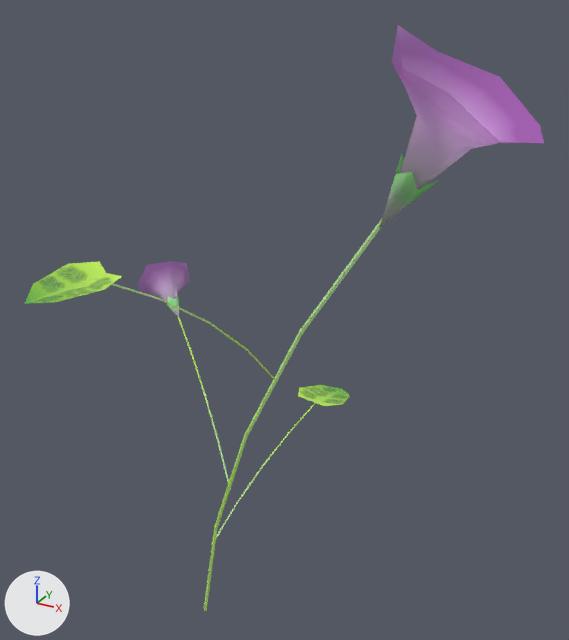
Before and after pictures for a commit that changed the FBX model GoofyLittleGuys/Assets/_Art/Models/ForestProps/Flower_ForestProp_002.fbx.
Camera for both pictures: a camera (50 mm lens) standing at (20.6, -28.1, 33.2) and looking at (3.8, 2.4, 18.0). Every picture has the same lights, and +X, +Y and +Z are marked at lower left. Where no turn or scale is listed for an object, it has been applied to the vertices.

The first picture shows 'FlowerStem_ForestProp_002', 'FlowerStem_ForestProp_002.001', 'FlowerStem_ForestProp_002.002', 'FlowerStem_ForestProp_002.003', 'Flower_ForestProp_002', 'Flower_ForestProp_002.001', 'Flowerleaf_ForestProp_002', 'Flowerleaf_ForestProp_002.001'.
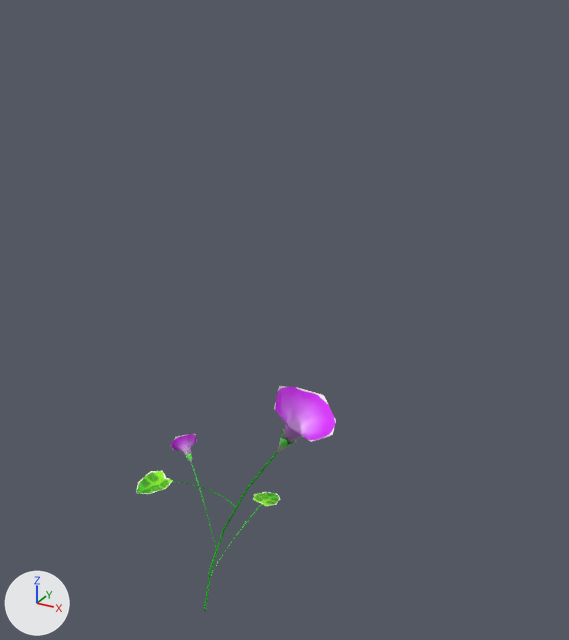
The change, as a diff of the scene's bpy script:
```diff
--- a/GoofyLittleGuys/Assets/_Art/Models/ForestProps/Flower_ForestProp_002.fbx.py
+++ b/GoofyLittleGuys/Assets/_Art/Models/ForestProps/Flower_ForestProp_002.fbx.py
@@ mat_mat @@
+mat_mat = bpy.data.materials.new('Mat')
+# uses the picture img_combinedmat_1_png
@@ me_平面 @@
-me_平面.from_pydata(...)  # 34 vertices, 32 faces; spans x 9.43..15.29, y -3.5..3.62, z 24.02..31.54
-me_平面.materials.append(mat_flowertex_textures_002)
+me_平面.from_pydata(...)  # 166 vertices, 104 faces; spans x -391.91..764.33, y 0.0..1577.1, z -621.13..498.47
+# me_平面 part 1: the loose piece of 25 vertices spanning x 9.74..15.29, y -3.5..3.62, z 24.6..31.54 is turned -90 degrees about the x axis through the mesh origin and scaled by 50, in mat_mat
+# me_平面 part 2: the loose piece of 9 vertices spanning x 9.43..11.68, y -0.87..0.87, z 24.02..27.05 is turned -90 degrees about the x axis through the mesh origin and scaled by 50, in mat_mat
+# me_平面 part 3: the loose piece of 25 vertices spanning x 9.74..15.29, y -3.5..3.62, z 24.6..31.54 is copied, and the copy is multiplied about its middle by the matrix ((-23.774, -2.196, -7.413), (-6.517, 18.59, 15.393), (4.161, 16.571, -18.251)), then moved by (-339.93, 805.37, -344.84), in mat_mat; it spans x -391.91..-236.31, y 749.13..896.29, z -409.94..-265.84
+# me_平面 part 4: the loose piece of 9 vertices spanning x 9.43..11.68, y -0.87..0.87, z 24.02..27.05 is copied, and the copy is multiplied about its middle by the matrix ((-23.774, -2.196, -7.413), (-6.517, 18.59, 15.393), (4.161, 16.571, -18.251)), then moved by (-272.48, 777.99, -305.06), in mat_mat; it spans x -293.5..-223.9, y 761.99..808.36, z -312.12..-256.54
+# me_平面 part 5
+# 93 vertices are added at x -240.92..504.1, y 0.0..1252.87, z -621.13..498.47
+# 5 new vertices lie (0.0, 0.0, 11.2) away from vertices in x 0.0..500.0, y 0.0..1250.0, z -5.6
+# 40 new faces join them
+me_平面.materials.append(mat_mat)
@@ ob_flowerstem_forestprop_002 @@
-ob_flowerstem_forestprop_002 = bpy.data.objects.new('FlowerStem_ForestProp_002', me_平面_003)
@@ ob_flowerstem_forestprop_002_003 @@
-ob_flowerstem_forestprop_002_003 = bpy.data.objects.new('FlowerStem_ForestProp_002.003', me_平面_007)
@@ ob_flowerstem_forestprop_002_002 @@
-ob_flowerstem_forestprop_002_002 = bpy.data.objects.new('FlowerStem_ForestProp_002.002', me_平面_005)
@@ ob_flower_forestprop_002_001 @@
-ob_flower_forestprop_002_001 = bpy.data.objects.new('Flower_ForestProp_002.001', me_平面_002)
@@ ob_flowerstem_forestprop_002_001 @@
-ob_flowerstem_forestprop_002_001 = bpy.data.objects.new('FlowerStem_ForestProp_002.001', me_平面_001)
@@ ob_flowerleaf_forestprop_002_001 @@
-ob_flowerleaf_forestprop_002_001 = bpy.data.objects.new('Flowerleaf_ForestProp_002.001', me_平面_006)
@@ ob_flower_forestprop_002 @@
 ob_flower_forestprop_002.location = (0.0, 0.0, 0.0)
+ob_flower_forestprop_002.rotation_euler = (1.571, 0.0, 0.0)  # degrees (90, 0, 0)
+ob_flower_forestprop_002.scale = (0.01, 0.01, 0.01)
@@ ob_flowerleaf_forestprop_002 @@
-ob_flowerleaf_forestprop_002 = bpy.data.objects.new('Flowerleaf_ForestProp_002', me_平面_004)
```

Boxes (x1, y1, x2, y2) around the edits, measured in the pictures (569 x 640 px; the box of a moved part takes in the faces that stretch with it):
'Flower_ForestProp_002', reshaped, turned, rescaled: before (379, 25, 503, 228); after (136, 386, 336, 611)
'Flowerleaf_ForestProp_002', deleted: before (24, 262, 122, 304)
'FlowerStem_ForestProp_002', deleted: before (204, 219, 383, 611)
'Flower_ForestProp_002.001', deleted: before (151, 263, 187, 317)
'Flowerleaf_ForestProp_002.001', deleted: before (298, 385, 350, 406)
'FlowerStem_ForestProp_002.002', deleted: before (94, 278, 276, 381)
'FlowerStem_ForestProp_002.001', deleted: before (177, 316, 231, 490)
'FlowerStem_ForestProp_002.003', deleted: before (216, 403, 316, 538)
part 1 of me_平面, moved or reshaped: before (397, 25, 503, 190); after (274, 386, 336, 444)
part 2 of me_平面, moved or reshaped: before (379, 154, 437, 228); after (277, 429, 296, 453)
part 3 of me_平面, added: after (171, 434, 197, 455)
part 4 of me_平面, added: after (186, 453, 192, 464)
part 5 of me_平面, added (green): after (136, 451, 281, 611)
